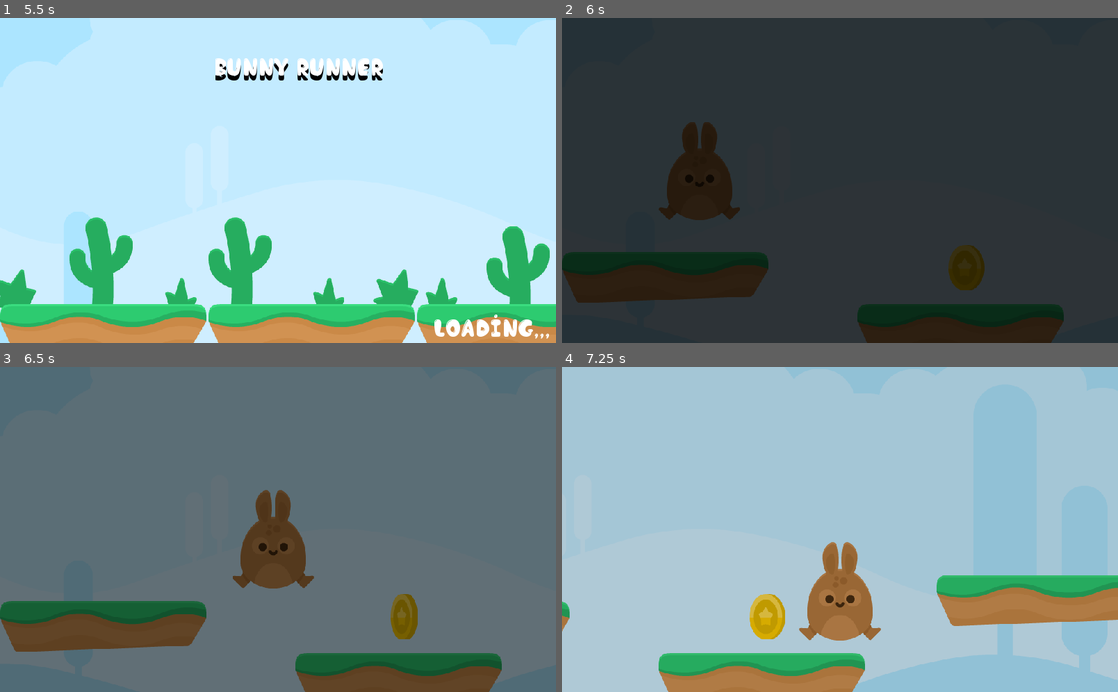
Above: before the commit, frames 1-4 (two rows, left to right).
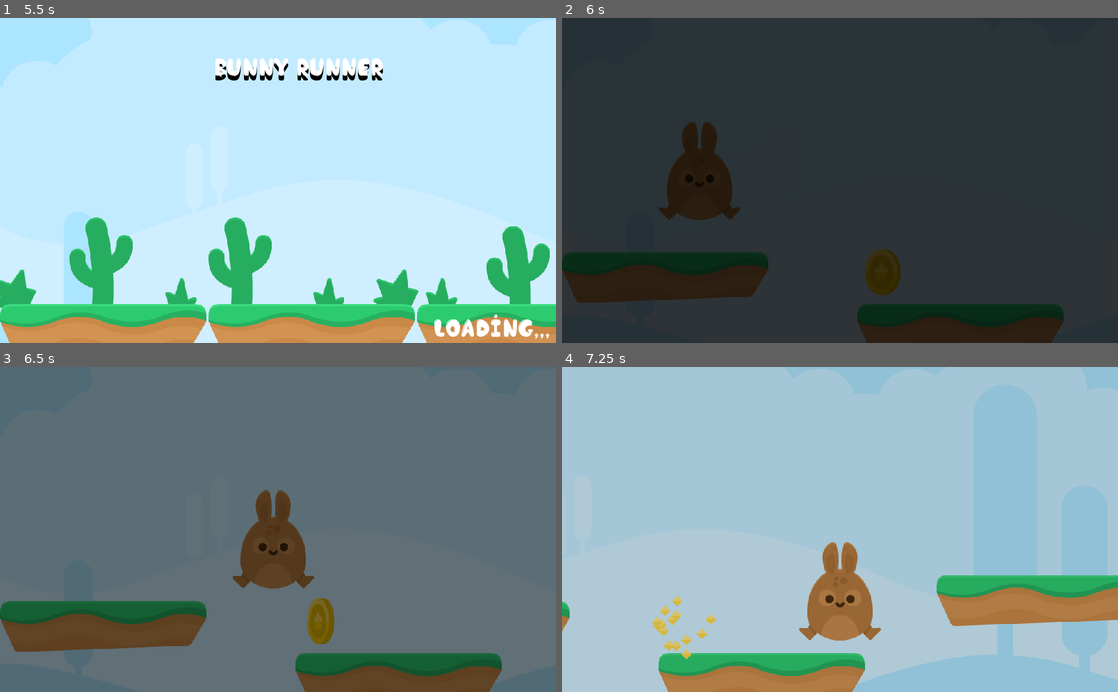
Above: after the commit, the same moments.

Repository: soapmactavish23/BunnyRunner
Game: Godot game, scene res://scenes/Menu.tscn
The game is run twice, just before and just after one commit, with the same random seed, the same clock (stepped at 60 frames per second) and the same inputs. Sound files missing from this copy of the repository are replaced by a short silence.
Inputs (mouse positions are in pixels of both pictures, inside the frame that each line leads up to):
- Up to frame 1 (5.5 s): click "jogar" at 0.5 s; move the mouse to (400, 164) at 1.27 s; click (400, 164) at 1.42 s; move the mouse to (166, 196) at 2.02 s; click (166, 196) at 2.17 s; move the mouse to (333, 109) at 2.77 s; click (333, 109) at 2.92 s; move the mouse to (250, 245) at 3.52 s; click (250, 245) at 3.67 s; move the mouse to (444, 229) at 4.27 s; click (444, 229) at 4.42 s; move the mouse to (111, 131) at 5.02 s; click (111, 131) at 5.17 s
- Up to frame 2 (6 s): move the mouse to (867, 180) at 5.77 s; click (867, 180) at 5.92 s
- Up to frame 3 (6.5 s): no input
- Up to frame 4 (7.25 s): move the mouse to (756, 448) at 6.52 s; click (756, 448) at 6.67 s

Frame 1 is identical in both runs. In frame 2, 1.5% of the frame differs, in the area x 54-76%, y 69-86%; in frame 3, 1.2%; in frame 4, 1.2%.

Commit message:
'particle'

Diff:
--- a/probs/Player.tscn
+++ b/probs/Player.tscn
@@ -81,10 +81,9 @@
 }
 
 [node name="Player" type="KinematicBody2D"]
-editor/display_folded = true
 position = Vector2( 36.6243, 324.048 )
-collision_layer = 3
-collision_mask = 3
+collision_layer = 15
+collision_mask = 15
 script = ExtResource( 1 )
 
 [node name="shape" type="CollisionShape2D" parent="."]
--- /dev/null
+++ b/probs/cenoura.tscn
@@ -0,0 +1,25 @@
+[gd_scene load_steps=5 format=2]
+
+[ext_resource path="res://scripts/cenoura.gd" type="Script" id=1]
+[ext_resource path="res://sprites/Items/carrot.png" type="Texture" id=2]
+[ext_resource path="res://music/Victory.ogg" type="AudioStream" id=3]
+
+[sub_resource type="RectangleShape2D" id=1]
+extents = Vector2( 42.2605, 32.3493 )
+
+[node name="cenoura" type="Area2D"]
+editor/display_folded = true
+position = Vector2( 824.161, 463.756 )
+collision_layer = 4
+collision_mask = 4
+script = ExtResource( 1 )
+
+[node name="sprite" type="Sprite" parent="."]
+texture = ExtResource( 2 )
+
+[node name="shape" type="CollisionShape2D" parent="."]
+shape = SubResource( 1 )
+
+[node name="audio" type="AudioStreamPlayer2D" parent="."]
+stream = ExtResource( 3 )
+[connection signal="body_entered" from="." to="." method="_on_cenoura_body_entered"]
--- a/probs/fade.tscn
+++ b/probs/fade.tscn
@@ -1,4 +1,6 @@
-[gd_scene load_steps=2 format=2]
+[gd_scene load_steps=4 format=2]
+
+[ext_resource path="res://scripts/fade.gd" type="Script" id=1]
 
 [sub_resource type="Animation" id=1]
 resource_name = "fade"
@@ -16,11 +18,28 @@
 "values": [ Color( 0, 0, 0, 1 ), Color( 1, 1, 1, 1 ) ]
 }
 
+[sub_resource type="Animation" id=2]
+resource_name = "fade_out"
+length = 2.0
+tracks/0/type = "value"
+tracks/0/path = NodePath("CanvasModulate:color")
+tracks/0/interp = 1
+tracks/0/loop_wrap = true
+tracks/0/imported = false
+tracks/0/enabled = true
+tracks/0/keys = {
+"times": PoolRealArray( 0, 2 ),
+"transitions": PoolRealArray( 1, 1 ),
+"update": 0,
+"values": [ Color( 1, 1, 1, 1 ), Color( 0, 0, 0, 1 ) ]
+}
+
 [node name="fade" type="Node2D"]
-editor/display_folded = true
+script = ExtResource( 1 )
 
 [node name="AnimationPlayer" type="AnimationPlayer" parent="."]
 autoplay = "fade"
 anims/fade = SubResource( 1 )
+anims/fade_out = SubResource( 2 )
 
 [node name="CanvasModulate" type="CanvasModulate" parent="."]
--- a/probs/moeda.tscn
+++ b/probs/moeda.tscn
@@ -6,8 +6,12 @@
 [ext_resource path="res://sprites/Items/gold_3.png" type="Texture" id=4]
 [ext_resource path="res://sprites/Items/gold_4.png" type="Texture" id=5]
 [ext_resource path="res://samples/coin.wav" type="AudioStream" id=6]
+[ext_resource path="res://sprites/Particles/portal_yellowParticle.png" type="Texture" id=7]
 
-[sub_resource type="SpriteFrames" id=1]
+[sub_resource type="CircleShape2D" id=1]
+radius = 39.6662
+
+[sub_resource type="SpriteFrames" id=2]
 animations = [ {
 "frames": [ ExtResource( 2 ), ExtResource( 3 ), ExtResource( 4 ), ExtResource( 5 ) ],
 "loop": true,
@@ -15,23 +19,33 @@
 "speed": 10.0
 } ]
 
-[sub_resource type="CircleShape2D" id=2]
-radius = 39.4524
+[sub_resource type="ParticlesMaterial" id=3]
+emission_shape = 1
+emission_sphere_radius = 50.0
+flag_disable_z = true
+spread = 180.0
+gravity = Vector3( 0, 98, 0 )
+orbit_velocity = 0.0
+orbit_velocity_random = 0.0
 
 [node name="moeda" type="Area2D"]
-position = Vector2( 744.66, 461.106 )
-collision_layer = 2
-collision_mask = 2
 script = ExtResource( 1 )
 
+[node name="shape" type="CollisionShape2D" parent="."]
+shape = SubResource( 1 )
+
 [node name="anim" type="AnimatedSprite" parent="."]
-frames = SubResource( 1 )
+frames = SubResource( 2 )
 frame = 1
 playing = true
 
-[node name="shape" type="CollisionShape2D" parent="."]
-shape = SubResource( 2 )
-
 [node name="audio" type="AudioStreamPlayer2D" parent="."]
 stream = ExtResource( 6 )
+
+[node name="Particles2D" type="Particles2D" parent="."]
+emitting = false
+amount = 20
+one_shot = true
+process_material = SubResource( 3 )
+texture = ExtResource( 7 )
 [connection signal="body_entered" from="." to="." method="_on_moeda_body_entered"]
--- a/scenes/Fase_1.tscn
+++ b/scenes/Fase_1.tscn
@@ -1,20 +1,26 @@
-[gd_scene load_steps=6 format=2]
+[gd_scene load_steps=8 format=2]
 
-[ext_resource path="res://probs/Bg.tscn" type="PackedScene" id=1]
-[ext_resource path="res://probs/tileset.tscn" type="PackedScene" id=2]
-[ext_resource path="res://probs/fade.tscn" type="PackedScene" id=3]
-[ext_resource path="res://probs/Player.tscn" type="PackedScene" id=4]
-[ext_resource path="res://probs/moeda.tscn" type="PackedScene" id=5]
+[ext_resource path="res://scripts/Fase_1.gd" type="Script" id=1]
+[ext_resource path="res://probs/Bg.tscn" type="PackedScene" id=2]
+[ext_resource path="res://probs/tileset.tscn" type="PackedScene" id=3]
+[ext_resource path="res://probs/fade.tscn" type="PackedScene" id=4]
+[ext_resource path="res://probs/Player.tscn" type="PackedScene" id=5]
+[ext_resource path="res://probs/musica.tscn" type="PackedScene" id=6]
+[ext_resource path="res://probs/moeda.tscn" type="PackedScene" id=7]
 
 [node name="Fase_1" type="Node2D"]
+script = ExtResource( 1 )
 
-[node name="Bg" parent="." instance=ExtResource( 1 )]
+[node name="Bg" parent="." instance=ExtResource( 2 )]
 
-[node name="tileset" parent="." instance=ExtResource( 2 )]
+[node name="tileset" parent="." instance=ExtResource( 3 )]
 tile_data = PoolIntArray( 1572930, 13, 0, 1769472, 13, 0, 2097255, 13, 0, 2162722, 13, 0 )
 
-[node name="fade" parent="." instance=ExtResource( 3 )]
+[node name="fade" parent="." instance=ExtResource( 4 )]
 
-[node name="Player" parent="." instance=ExtResource( 4 )]
+[node name="Player" parent="." instance=ExtResource( 5 )]
 
-[node name="moeda" parent="." instance=ExtResource( 5 )]
+[node name="musica" parent="." instance=ExtResource( 6 )]
+
+[node name="moeda" parent="." instance=ExtResource( 7 )]
+position = Vector2( 590.958, 469.056 )
--- /dev/null
+++ b/scripts/Fase_1.gd
@@ -0,0 +1,8 @@
+extends "res://scripts/Game.gd"
+
+func _ready():
+	add_to_group("scenes")
+	pass
+
+func victory():
+	mudaCena(cenas[0])
--- a/scripts/Game.gd
+++ b/scripts/Game.gd
@@ -6,8 +6,18 @@
 	"res://scenes/Fase_1.tscn"
 ]
 
+var moeda
+
+func _ready():
+	add_to_group("scenes")
+	moeda = 0
+
 func mudaCena(cena):
 	get_tree().change_scene(cena)
 
-func _ready():
-	pass
+func add_moeda():
+	moeda += 1
+	print(moeda)
+
+func stop_song():
+	$musica.stop()
--- a/scripts/Moeda.gd
+++ b/scripts/Moeda.gd
@@ -3,8 +3,9 @@
 func _ready():
 	pass
 
-
 func _on_moeda_body_entered(body):
 	$audio.play()
+	$anim.hide()
+	$Particles2D.emitting = true
 	yield($audio,"finished")
-	queue_free()
+	get_tree().call_group("scenes", "add_moeda")
--- a/scripts/Player.gd
+++ b/scripts/Player.gd
@@ -7,33 +7,36 @@
 var jump = false
 var jump_release = false
 var was_on_floor = false
+var ending = false
 
 func _ready():
 	set_physics_process(true)
+	add_to_group("player")
 
 func _physics_process(delta):
-	#Gravidade
-	velocity.y += GRAV * delta
-	velocity.x = VELX
-	velocity = move_and_slide(velocity, Vector2(0, -1))
+	if not ending:
+		#Gravidade
+		velocity.y += GRAV * delta
+		velocity.x = VELX
+		velocity = move_and_slide(velocity, Vector2(0, -1))
 
-	if is_on_floor():
-		if not was_on_floor:
-			$animation.play("player_elastico")
-			$animation.play("dust")
-		$anim.play("walk")
-		if jump:
-			velocity.y = -1000
-			$sound_jump.play()
-	else:
-		$anim.play("jump")
-		if jump_release:
-			velocity.y *= .3
+		if is_on_floor():
+			if not was_on_floor:
+				$animation.play("player_elastico")
+				$animation.play("dust")
+			$anim.play("walk")
+			if jump:
+				velocity.y = -1000
+				$sound_jump.play()
+		else:
+			$anim.play("jump")
+			if jump_release:
+				velocity.y *= .3
 
-	#$dust.hide()
-	was_on_floor = is_on_floor()
-	jump = false
-	jump_release = false
+		#$dust.hide()
+		was_on_floor = is_on_floor()
+		jump = false
+		jump_release = false
 
 func _input(event):
 	if event is InputEventMouseButton:
@@ -41,3 +44,7 @@
 			jump = true
 		else:
 			jump_release = true
+
+func happy():
+	$anim.play("victory")
+	ending = true
--- /dev/null
+++ b/scripts/cenoura.gd
@@ -0,0 +1,11 @@
+extends Area2D
+
+func _ready():
+	pass
+
+func _on_cenoura_body_entered(body):
+	get_tree().call_group("player", "happy")
+	get_tree().call_group("scenes", "stop_song")
+	$audio.play()
+	yield($audio, "finished")
+	get_tree().call_group("fade", "fade_out")
--- /dev/null
+++ b/scripts/fade.gd
@@ -0,0 +1,9 @@
+extends Node2D
+
+func _ready():
+	add_to_group("fade")
+
+func fade_out():
+	$AnimationPlayer.play("fade_out")
+	yield($AnimationPlayer, "animation_finished")
+	get_tree().call_group("scenes", "victory")
Not shown: 1 places in probs/moeda.tscn that only renumber resources
